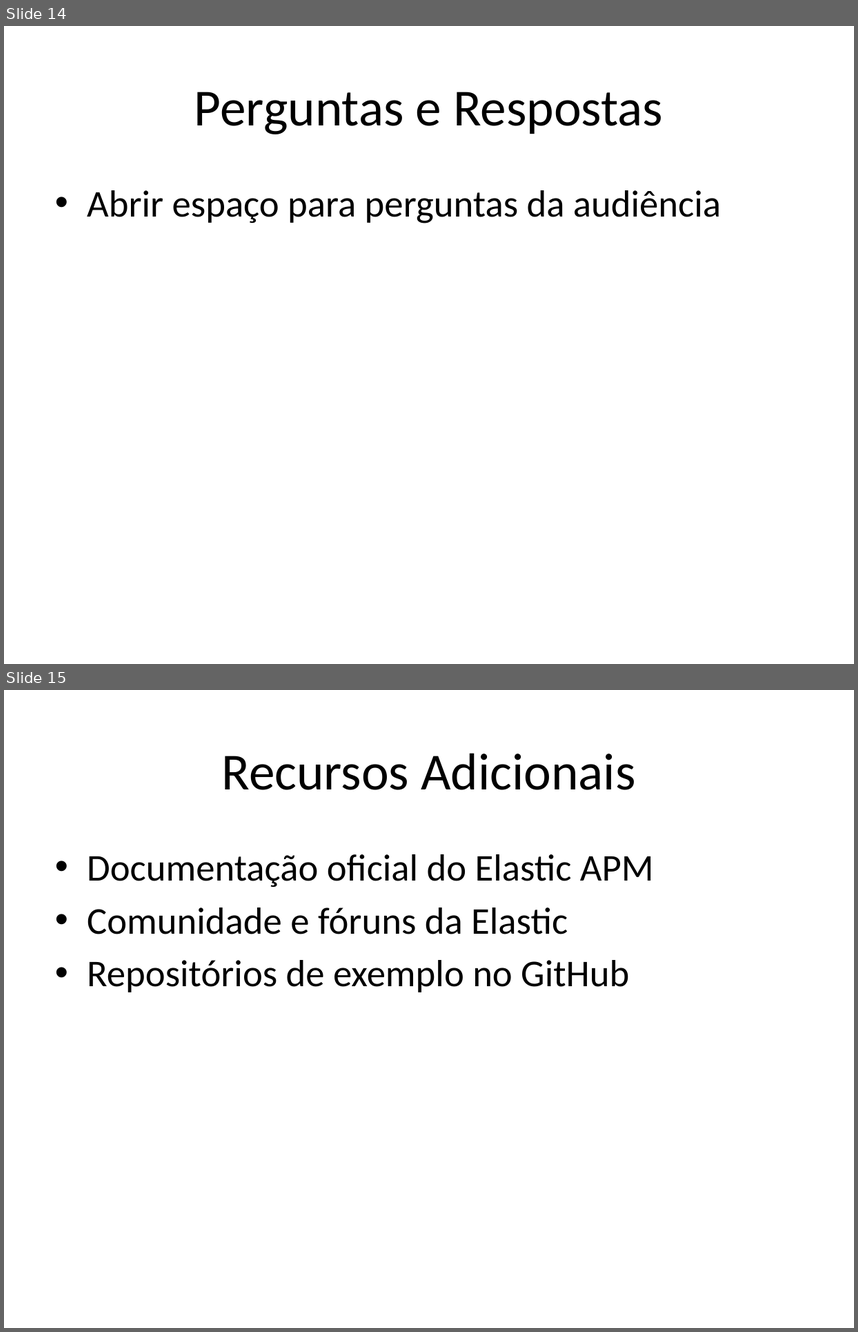
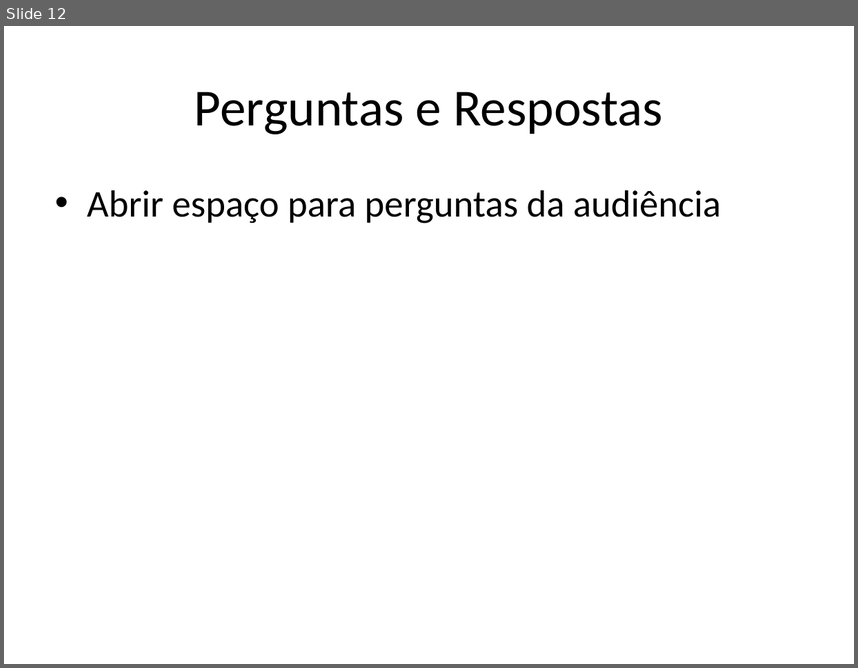
Before and after one commit to gabrielporto/2-Meetup-Elastic-Dito-em-BH, a slide deck: Elastic_APM_Presentation.pptx. Shown one above the other, each under a label of ours: slides 14 and 15 before the commit, slide 12 after it. The pictures are 858x1332 and 858x668 pixels, drawn with LibreOffice and Linux fonts; fonts in the diff are those of the drawing. Boxes give left, top, right and bottom in pixels: in the first picture for what was removed or moved away, otherwise in the second. Text is boxed around its words. In the diff, an @@ line names an element or a change of style, - is before the commit and + after.

```diff
--- a/Elastic_APM_Presentation.pptx
+++ b/Elastic_APM_Presentation.pptx
@@ slide 15 removed at (4, 690, 854, 1328), background #FFFFFF @@
@@ title removed at (221, 753, 635, 790) @@
-Recursos Adicionais
@@ text removed at (87, 854, 654, 992) @@
-• Documentação oficial do Elastic APM
-• Comunidade e fóruns da Elastic
-• Repositórios de exemplo no GitHub
@@ what was slide 14 is now slide 12 @@
```
Also in this commit, not shown: 2 other slides removed.
